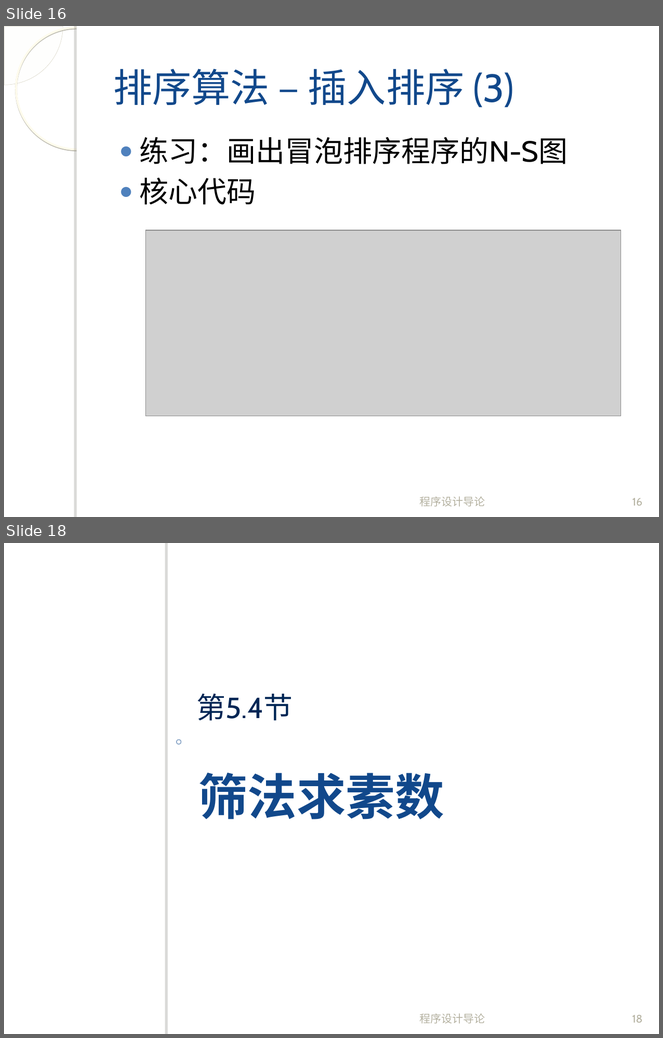
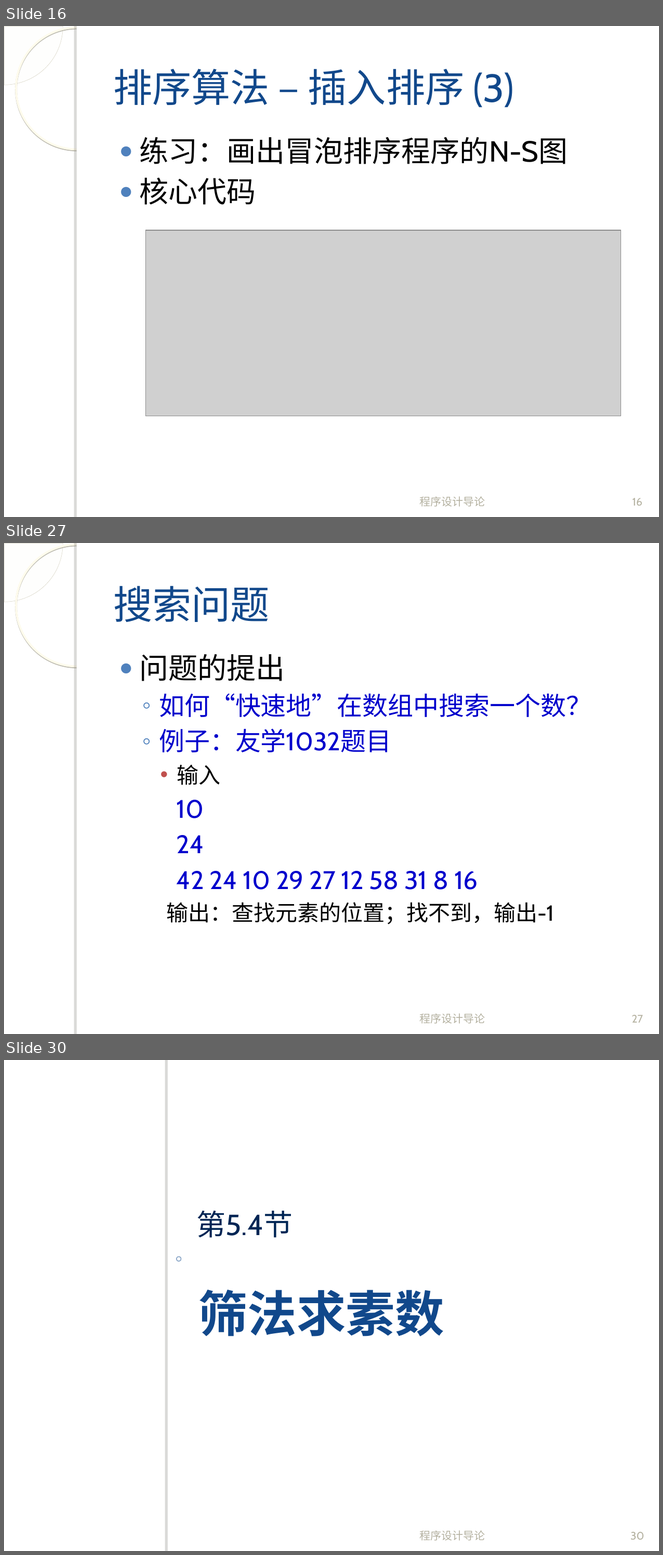
Before and after one commit to fanju1984/introduction-to-programming, a slide deck: introduction-to-programming/slides/2017/05-Array-2.ppt. Shown one above the other, each under a label of ours: slides 16 and 18 before the commit, slides 16, 27 and 30 after it; the slides between them are not shown. The pictures are 663x1038 and 663x1555 pixels, drawn with LibreOffice and Linux fonts; fonts in the diff are those of the drawing; grey boxes stand for pictures; background and template pictures are left out. Boxes give left, top, right and bottom in pixels: in the first picture for what was removed or moved away, otherwise in the second. Text is boxed around its words. In the diff, an @@ line names an element or a change of style, - is before the commit and + after.

```diff
--- a/introduction-to-programming/slides/2017/05-Array-2.ppt
+++ b/introduction-to-programming/slides/2017/05-Array-2.ppt
@@ slide 27 added at (4,543,659,1034), background picture (left out); not listed: 4 template elements that a slide beside it also shows @@
@@ title added at (113,586,270,622), 43 pt, text #11488B @@
+搜索问题
@@ text added at (139,654,592,925), 28 pt, text #0000CC @@
+● 问题的提出
+  ◦ 如何“快速地”在数组中搜索一个数？
+  ◦ 例子：友学1032题目
+    • 输入
+  10
+  24
+  42 24 10 29 27 12 58 31 8 16
+  输出：查找元素的位置；找不到，输出-1
@@ text added at (420,1014,486,1024), 12 pt, text #B4B1A0 @@
+程序设计导论
@@ page number added at (632,1015,643,1023), 12 pt, text #B4B1A0 @@
+27
@@ what was slide 18 is now slide 30 @@
@@ page number at (631,1532,644,1540): text changed @@
-18
+30
```
Also in this commit, not shown: 1 slide changed, 12 other slides added.
